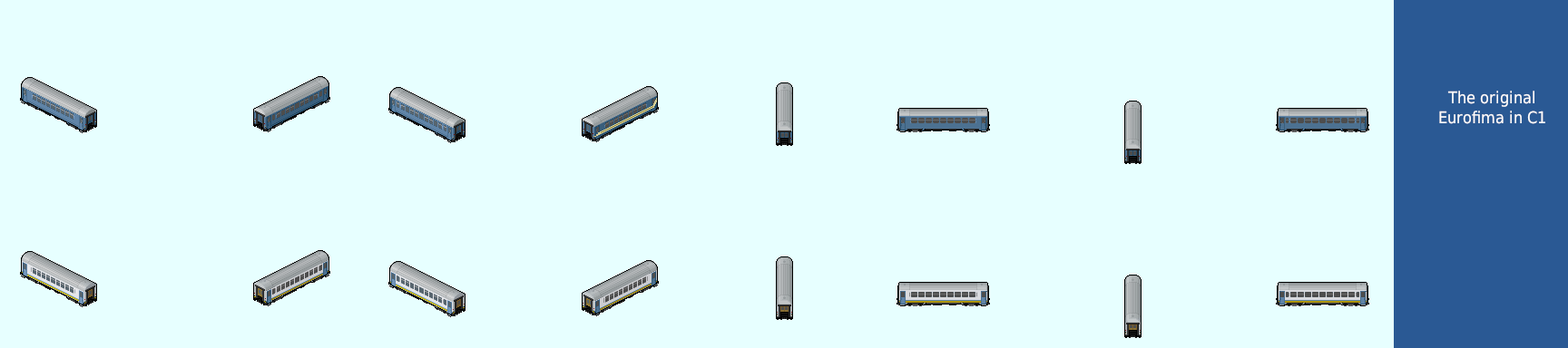
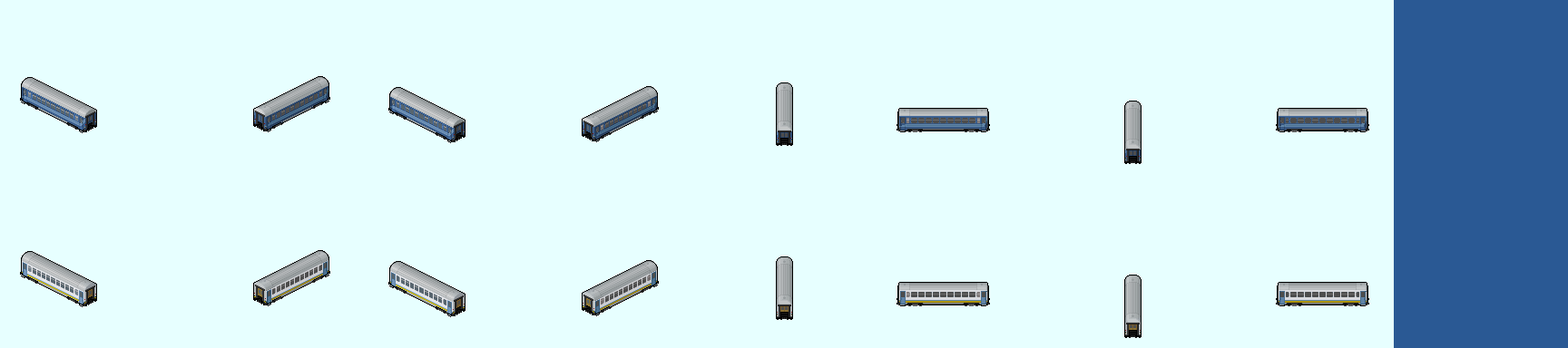
Revision of a layered (1568, 348) image; what changed, layer by layer:
hid "DC Stromabnehmer #1", painted on it over (21, 88, 1367, 157)
hid "Visible copy", painted on it over (21, 86, 1544, 161)
added layer "DC Stromabnehmer copy" above "DC Stromabnehmer copy #1" over (21, 88, 1367, 157)
added layer "DC Stromabnehmer copy #1" above "Visible copy #3" over (28, 96, 1360, 136)
added layer "Visible copy #3" above "DC Stromabnehmer" over (21, 86, 1367, 161)
added layer "SNCB I6 (Eurofima) #1" above "SNCB I6 (Eurofima) copy" over (28, 265, 980, 307)
added layer "SNCB I6 (Eurofima) copy" above "SNCB I6 (Eurofima)" over (21, 86, 1546, 309)
painted on "SNCB_I10.png" over (922, 90, 1546, 306)
